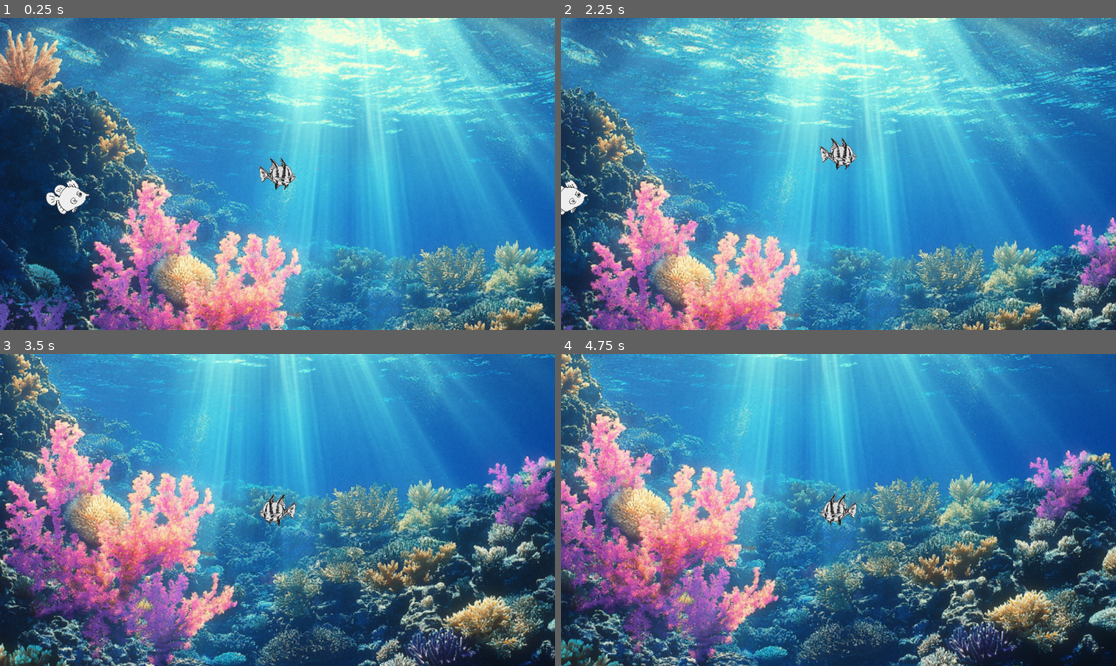
Above: before the commit, frames 1-4 (two rows, left to right).
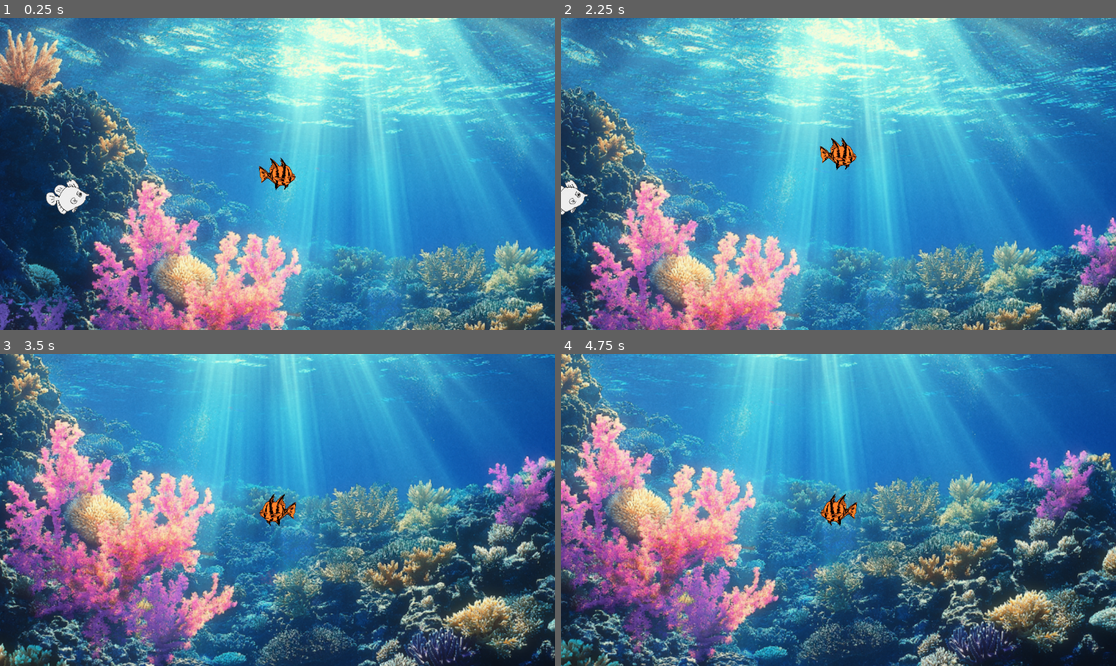
Above: after the commit, the same moments.

Repository: cpbarrett9/fish-game
Game: Godot game, scene res://Scenes/Levels/main.tscn
Same seed, same stepped clock (60 frames per second), same inputs: the game is played once before the commit and once after it.
Inputs (mouse positions are in pixels of both pictures, inside the frame that each line leads up to):
- Up to frame 1 (0.25 s): no input
- Up to frame 2 (2.25 s): tap Enter at 0.5 s; move the mouse to (960, 158) at 0.52 s; move the mouse to (727, 189) at 1.27 s; move the mouse to (894, 105) at 2.02 s
- Up to frame 3 (3.5 s): move the mouse to (249, 572) at 2.77 s
- Up to frame 4 (4.75 s): move the mouse to (1005, 556) at 3.52 s; move the mouse to (672, 463) at 4.27 s

The runs differ from the first frame. In frame 1, 0.4% of the frame differs, in the area x 46-54%, y 44-56%; in frame 2, 0.4%, in the area x 46-54%, y 38-49%; in frame 3, 0.4%; in frame 4, 0.4%.

Commit message:
Striped Fish Color Shader Changes

Diff:
--- /dev/null
+++ b/Scenes/Levels/main.gdshader
@@ -0,0 +1,19 @@
+shader_type canvas_item;
+
+void vertex() {
+	// Called for every vertex the material is visible on.
+}
+
+uniform float contrast : hint_range(0.0, 4.0) = 1.5;
+uniform vec4 tint_color : source_color = vec4(1.0, 1.0, 1.0, 1.0);
+
+void fragment() {
+    vec4 tex_color = texture(TEXTURE, UV);
+
+    // Apply contrast
+    tex_color.rgb = (tex_color.rgb - vec3(0.5)) * contrast + vec3(0.5);
+
+    // Apply tint color (like modulate)
+    COLOR.rgb = tex_color.rgb * tint_color.rgb;
+    COLOR.a = tex_color.a * tint_color.a;
+}
--- a/Scenes/Levels/main.tscn
+++ b/Scenes/Levels/main.tscn
@@ -1,15 +1,17 @@
-[gd_scene load_steps=9 format=3 uid="uid://cstrpg5n8semn"]
+[gd_scene load_steps=10 format=3 uid="uid://cstrpg5n8semn"]
 
 [ext_resource type="Script" uid="uid://pp5ouem56jyh" path="res://Scripts/main.gd" id="1_7i1ub"]
 [ext_resource type="Script" uid="uid://y2n532cv67ei" path="res://Scripts/player_fish.gd" id="1_s0gyx"]
-[ext_resource type="Script" uid="uid://bxgsnit0wmyd4" path="res://Scripts/spawner.gd" id="4_7i1ub"]
-[ext_resource type="Texture2D" uid="uid://c5srg1m6v0wvf" path="res://Sprites/sprite_stripedFish.png" id="4_w0lsm"]
-[ext_resource type="PackedScene" uid="uid://b5db7dwugwytt" path="res://Scenes/Objects/npc_fish.tscn" id="5_w0lsm"]
-[ext_resource type="Script" uid="uid://bxgsnit0wmyd4" path="res://Scripts/spawner.gd" id="4_7i1ub"]
-[ext_resource type="Texture2D" uid="uid://cn3keth46yi4t" path="res://Sprites/sprite_stripedFish.png" id="2_nk5xi"]
 [ext_resource type="Texture2D" uid="uid://c1pxuv2gm3cgs" path="res://Sprites/coral reef.png" id="2_w0lsm"]
 [ext_resource type="Script" uid="uid://bnk3bomgijl2y" path="res://Scripts/npc_fish.gd" id="2_yjsus"]
-[ext_resource type="Texture2D" uid="uid://c7eb2qjdlx73i" path="res://Sprites/sprite_playerFish.png" id="4_7i1ub"]
+[ext_resource type="Shader" uid="uid://0p8kqhjo1si0" path="res://Scenes/Levels/main.gdshader" id="4_tpkgp"]
+[ext_resource type="Texture2D" uid="uid://c5srg1m6v0wvf" path="res://Sprites/sprite_stripedFish.png" id="4_w0lsm"]
+[ext_resource type="PackedScene" uid="uid://4rhbs285kinv" path="res://Scenes/Objects/npc_fish.tscn" id="5_w0lsm"]
+
+[sub_resource type="ShaderMaterial" id="ShaderMaterial_irfg1"]
+shader = ExtResource("4_tpkgp")
+shader_parameter/contrast = 2.50000011875
+shader_parameter/tint_color = Color(1, 0.37254903, 0.12156863, 1)
 
 [sub_resource type="RectangleShape2D" id="RectangleShape2D_w0lsm"]
 size = Vector2(88, 70)
@@ -28,6 +30,7 @@
 speed = 3.0
 
 [node name="Sprite2D" type="Sprite2D" parent="PlayerFish"]
+material = SubResource("ShaderMaterial_irfg1")
 scale = Vector2(0.3, 0.3)
 texture = ExtResource("4_w0lsm")
 
@@ -46,7 +49,6 @@
 script = ExtResource("2_yjsus")
 
 [node name="Spawner" type="Node2D" parent="."]
-script = ExtResource("4_7i1ub")
 
 [node name="NPC_Fish2" parent="." instance=ExtResource("5_w0lsm")]
 position = Vector2(143, 373)
--- a/Scripts/player_fish.gd
+++ b/Scripts/player_fish.gd
@@ -2,6 +2,7 @@
 
 @export var speed: float = 5.0  # Higher = faster follow
 @onready var sprite = $Sprite2D
+
 
 # Called when the node enters the scene tree for the first time.
 func _ready() -> void:
Not shown, added: Scenes/Levels/main.gdshader.uid
